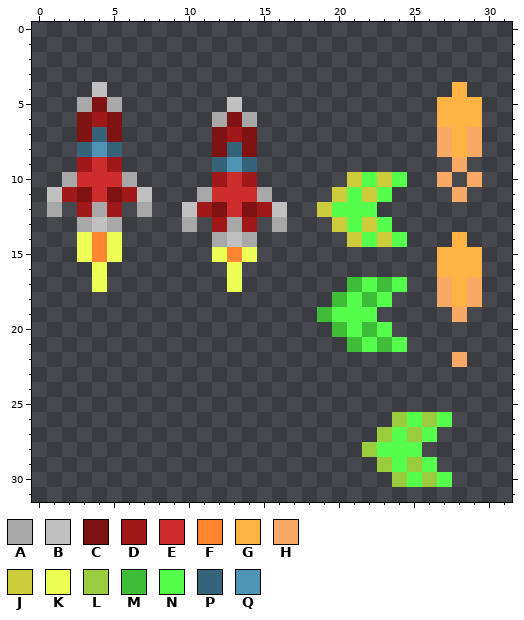
One commit to this pixel-art sprite: Assets/SpriteCollections/TestSprites Data/atlas0.png. Above: the version before the commit.
The file is 32x32 pixels. The old version is drawn lined up with the new one.
Palette (. is transparent): A #a8a8a8  B #c0c0c0  C #7f1313  D #a01818  E #ce2d2d  F #ff8630  G #ffb342  H #f7a965  J #cccc3d  K #edff54  L #9acc3d  M #3fbc38  N #55ff4c  P #35637a  Q #4f93b5
Pixels before, first column x 1:
 4 ...B.......................G.
 5 ..ACA.......B.............GGG
 6 ..CDC......ACA............GGG
 7 ..CPC......CDC............HGH
 8 ..PQP......CPC............HGH
 9 ..DED......PQP.............H.
10 .AEEEA.....DED......JNJN..H.H
11 BDCECDB...AEEEA....JNJN....H.
12 A.DAD.A..BDCECDB..JNNN.......
13 ..ABA....A.DAD.A...JNJN......
14 ..KFK......ABA......JNJN...G.
15 ..KFK......KFK............GGG
16 ...K........K.............GGG
17 ...K........K.......MNMN..HGH
18 ...................MNMN...HGH
19 ..................MNNN.....H.
20 ...................MNMN......
21 ....................MNMN.....
22 ...........................H.
23 .............................
24 .............................
25 .............................
26 .......................LNLN..
27 ......................LNLN...
28 .....................LNNN....
29 ......................LNLN...
30 .......................LNLN..
After:
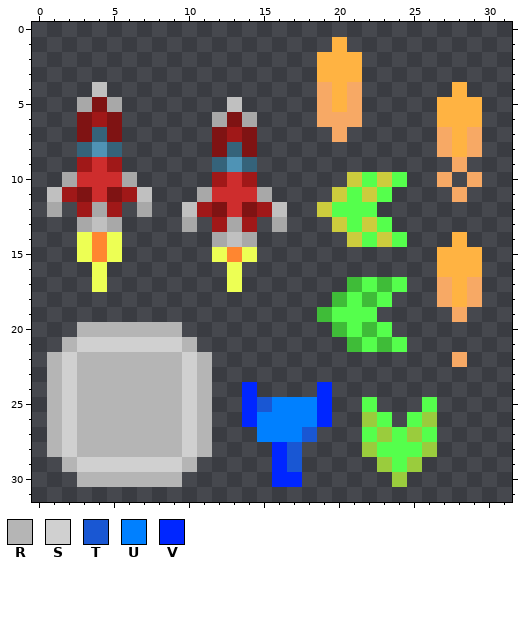
Colours new in this view: R #b5b5b5  S #d0d0d0  T #1957d3  U #0080ff  V #0026ff
The edit:
drawings rearranged on the sheet (the old picture shows each at its new place; 2 dropped ones are not shown)
Colour G is added in row 1 at x 20; in rows 2 to 3 at x 19 to 21; in rows 4 to 5 at x 20.
Colour H is added in rows 4 to 5 at x 19 and 21; in row 6 at x 19 to 21; in row 7 at x 20.
Colour L is added in row 26 at x 22; in row 28 at x 26.
Colour N is added in row 25 at x 22 and 26; in row 26 at x 23; in row 27 at x 22.
Colour R is added in row 20 at x 3 to 9; in row 21 at x 2 and 10; in rows 22 to 28 at x 1, 3 to 9 and 11; in row 29 at x 2 and 10; in row 30 at x 3 to 9.
Colour S is added in row 21 at x 3 to 9; in rows 22 to 28 at x 2 and 10; in row 29 at x 3 to 9.
Colour T is added in row 25 at x 15; in row 27 at x 18; in rows 28 to 29 at x 17.
Colour U is added in row 25 at x 16 to 18; in row 26 at x 15 to 18; in row 27 at x 15 to 17.
Colour V is added in rows 24 to 26 at x 14 and 19; in rows 28 to 29 at x 16; in row 30 at x 16 to 17.
The edit erases colour L in row 26 at x 24; in row 30 at x 26.
The edit erases colour N in row 26 at x 27; in row 29 at x 26; in row 30 at x 25 and 27.
Changed places in both pictures, as pixel boxes (x1, y1, x2, y2):
added: (317, 37, 362, 142)
changed: (47, 322, 452, 487)
